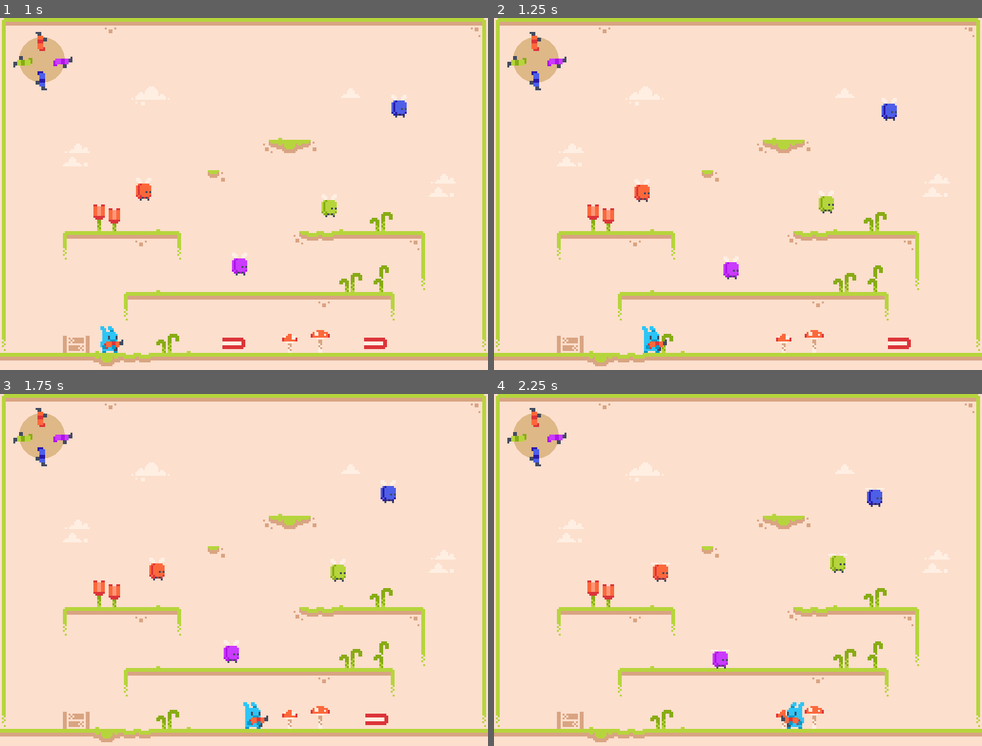
Above: before the commit, frames 1-4 (two rows, left to right).
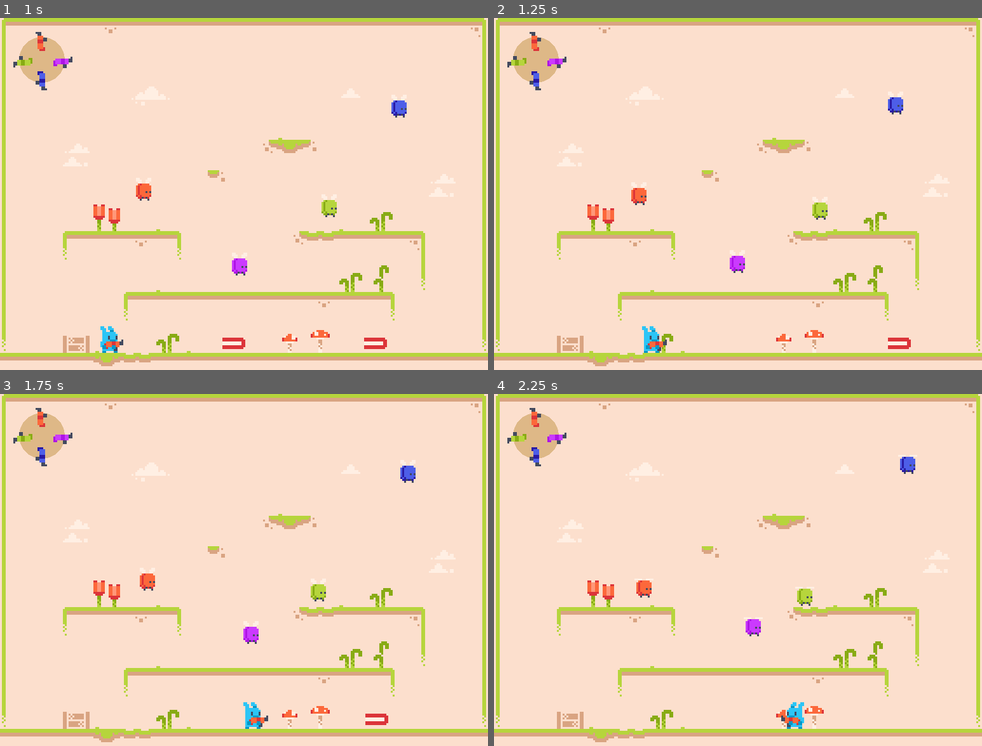
Above: after the commit, the same moments.

Repository: twe4ked/rotato
Game: Godot game, scene res://World.tscn
Two runs of this game, one before a commit and one after it. Both use one fixed random seed, a clock stepped at 60 frames per second and the inputs below.
Inputs:
- Up to frame 1 (1 s): tap Enter (ui_accept) at 0.5, 0.77 s; hold Right (ui_right) from 0.53 s (still down)
- Up to frame 2 (1.25 s): keep holding Right (ui_right)
- Up to frame 3 (1.75 s): keep holding Right (ui_right); tap Enter (ui_accept) at 1.52 s
- Up to frame 4 (2.25 s): release Right (ui_right) at 2.03 s; hold Left (ui_left) from 2.03 s (still down)

Frame 1 is identical in both runs. In frame 2, 0.7% of the frame differs, in the area x 28-84%, y 22-75%; in frame 3, 1.0%; in frame 4, 1.0%, in the area x 29-87%, y 17-79%.

Commit message:
Make grubs move

Diff:
--- a/Grub.gd
+++ b/Grub.gd
@@ -2,12 +2,23 @@
 
 var velocity = Vector2.ZERO
 var gravity = 10
+export var acceleration = 4
+export var max_speed = 10
+
+onready var wanderController = $WanderController
 
 func _ready():
 	$AnimatedSprite.play()
 
 func _physics_process(_delta):
+	if wanderController.get_time_left() == 0:
+		wanderController.start_timer(rand_range(1, 3))
+
+	var direction = global_position.direction_to(wanderController.target_position)
+	velocity = velocity.move_toward(direction * max_speed, acceleration)
+
 	velocity.y += gravity
+
 	velocity = move_and_slide(velocity, Vector2.UP)
 
 func _on_Hurtbox_area_entered(_area):
--- a/Grub.tscn
+++ b/Grub.tscn
@@ -1,20 +1,21 @@
-[gd_scene load_steps=9 format=2]
+[gd_scene load_steps=10 format=2]
 
 [ext_resource path="res://tilemap_packed.png" type="Texture" id=1]
 [ext_resource path="res://Grub.gd" type="Script" id=2]
 [ext_resource path="res://Hurtbox.tscn" type="PackedScene" id=3]
+[ext_resource path="res://WanderController.tscn" type="PackedScene" id=4]
 
-[sub_resource type="AtlasTexture" id=1]
+[sub_resource type="AtlasTexture" id=5]
 atlas = ExtResource( 1 )
 region = Rect2( 80, 80, 16, 16 )
 
-[sub_resource type="AtlasTexture" id=2]
+[sub_resource type="AtlasTexture" id=6]
 atlas = ExtResource( 1 )
 region = Rect2( 96, 80, 16, 16 )
 
-[sub_resource type="SpriteFrames" id=5]
+[sub_resource type="SpriteFrames" id=7]
 animations = [ {
-"frames": [ SubResource( 1 ), SubResource( 2 ) ],
+"frames": [ SubResource( 5 ), SubResource( 6 ) ],
 "loop": true,
 "name": "default",
 "speed": 5.0
@@ -46,7 +47,10 @@
 
 [node name="CollisionShape2D" parent="Hurtbox" index="0"]
 position = Vector2( 0, 4.46 )
-shape = SubResource( 6 )
+shape = SubResource( 8 )
+
+[node name="WanderController" parent="." instance=ExtResource( 4 )]
+horizontal_only = true
 
 [connection signal="area_entered" from="Hurtbox" to="." method="_on_Hurtbox_area_entered"]
 
--- a/WanderController.gd
+++ b/WanderController.gd
@@ -1,12 +1,17 @@
 extends Node2D
 
 export var wander_range = 32
+export var horizontal_only = false
 
 onready var start_position = global_position
 onready var target_position = global_position
 
 func update_target_position():
-	var target_vector = Vector2(rand_range(-wander_range, wander_range), rand_range(-wander_range, wander_range))
+	var y = 0
+	if !horizontal_only:
+		y = rand_range(-wander_range, wander_range)
+
+	var target_vector = Vector2(rand_range(-wander_range, wander_range), y)
 	target_position = start_position + target_vector
 
 func get_time_left():
Not shown: 2 places in Grub.tscn that only renumber resources
